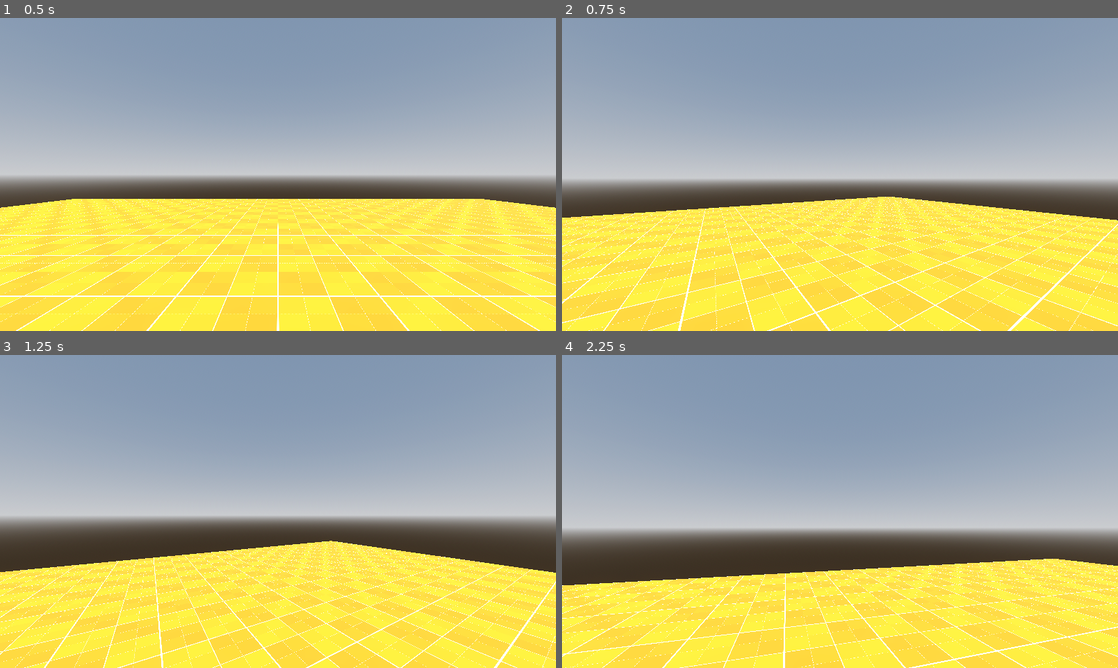
Above: before the commit, frames 1-4 (two rows, left to right).
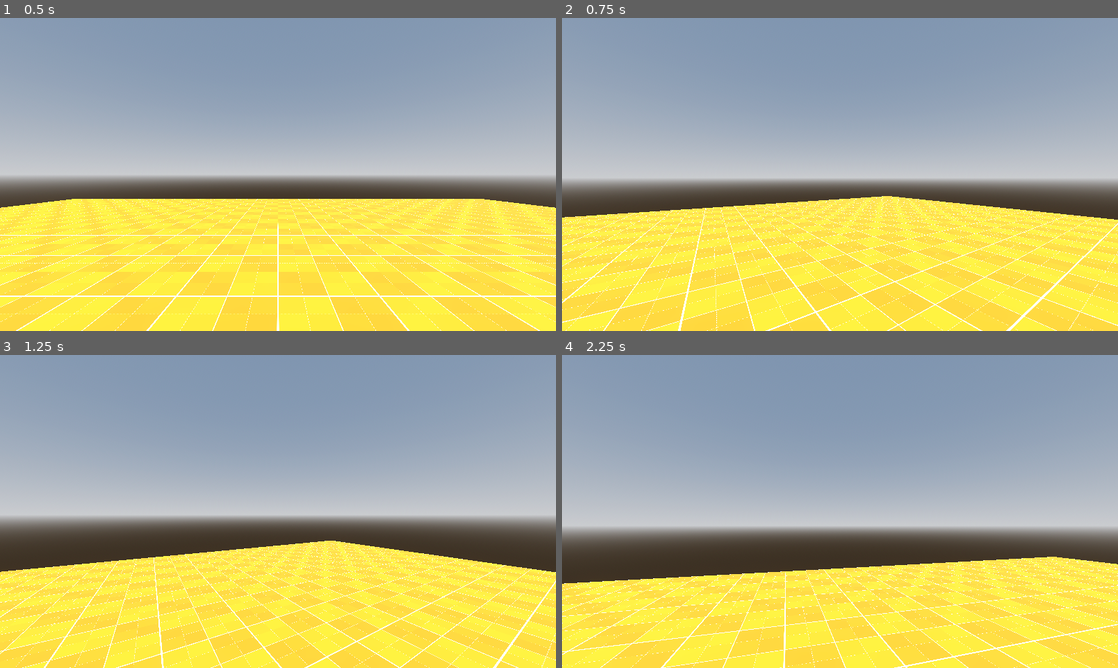
Above: after the commit, the same moments.

Repository: filipposoffiatti/basic-godot-fps-controller
Game: Godot game, scene res://Scenes/main.tscn
The game is run twice, just before and just after one commit, with the same random seed, the same clock (stepped at 60 frames per second) and the same inputs.
Inputs (mouse positions are in pixels of both pictures, inside the frame that each line leads up to):
- Up to frame 1 (0.5 s): no input
- Up to frame 2 (0.75 s): tap Enter at 0.5 s; move the mouse to (867, 174) at 0.52 s; hold W (Forward) from 0.53 s (still down); hold Shift (Shift) from 0.53 s (still down)
- Up to frame 3 (1.25 s): keep holding W (Forward); keep holding Shift (Shift); tap Space (Jump) at 0.77 s
- Up to frame 4 (2.25 s): keep holding W (Forward); move the mouse to (812, 511) at 1.27 s; release Shift (Shift) at 1.28 s; tap Ctrl (Sprint) at 1.35 s; tap Space (Jump) at 1.52 s; move the mouse to (851, 505) at 2.02 s; hold Shift (Shift) from 2.03 s (still down)

Frame 1 is identical in both runs. In frame 2, 4.3% of the frame differs, in the area x 0-100%, y 56-100%; in frame 3, 4.0%; in frame 4, 6.6%, in the area x 0-100%, y 54-100%.

Commit message:
Updating player script

Diff:
--- a/Scripts/player.gd
+++ b/Scripts/player.gd
@@ -2,8 +2,7 @@
 
 var speed = 8.0 #Player speed
 var gravity = 9.81 #Gravity
-var senstivity_x = 0.008 #Vertical mouse senstivity
-var senstivity_y = 0.006 #Horizontal mouse senstivity
+var senstivity = 0.008 #Mouse senstivity
 var is_sprinting := false #Sprinting flag
 var jump_buffer_time = 0.15  #Seconds of tollerance
 var jump_buffer_timer = 0.0  #Internal timer
@@ -13,27 +12,35 @@
 
 var player_velocity = Vector3.ZERO #Empty vector of the player velocity
 
-func _ready():
+func _ready(): #Called when the player is ready on the scene
 	Input.set_mouse_mode(Input.MOUSE_MODE_CAPTURED)
 	 #Function to block mouse movement
 
-func _unhandled_input(event): #Used for event inputs
+func _unhandled_input(event): #Used for unhandled inputs
 
 	if event is InputEventMouseMotion: #If there is mouse movement
-		head.rotate_y(-event.relative.x * senstivity_x) #Rotate head
-		camera.rotate_x(-event.relative.y * senstivity_y) #Rotate camera
+		head.rotate_y(-event.relative.x * senstivity) #Rotate head
+		camera.rotate_x(-event.relative.y * senstivity / 1.5) #Rotate camera
 		camera.rotation.x = clamp(camera.rotation.x, deg_to_rad(-80), deg_to_rad(80))
 		#Set a clamp to the max rotation upwards and downwards of the camera
 
+func _process(delta): #Process function (Relative to the current fps)
 
-func _physics_process(delta): #Phyisics function
+	if is_on_floor() and Input.is_action_pressed("Crouch"):
+		$CollisionShape3D.scale.y = lerp($CollisionShape3D.scale.y, 0.5, delta * 10.0)
+	else:
+		$CollisionShape3D.scale.y = lerp($CollisionShape3D.scale.y, 1.0, delta * 10.0)
 
+func _physics_process(delta): #Phyisics function (locked to 60fps)
+
+	#WASD
 	var player_direction = Vector3.ZERO #Empty vector of the player direction
 
 	var inputs = Input.get_vector("Left", "Right", "Forward", "Backward") #A 2d vector that contains the movement inputs
 
-	player_direction = Vector3(inputs.x, 0, inputs.y) #Assigns the inputs vector to the player_direction vector
+	player_direction = (head.transform.basis * Vector3(inputs.x, 0, inputs.y)) #Assigns the inputs vector to the player_direction vector based on the head direction
 
+	#SPRINTING
 	if Input.is_action_pressed("Sprint"): #Checking if the player is sprinting
 		is_sprinting = true
 	else:
@@ -45,23 +52,13 @@
 		else: #If not he doesn't
 			speed = lerp(speed, 8.0, 0.1)
 
+	#SHIFTING
 	if Input.is_action_pressed("Shift"): #The player goes into "shift" gradually
 			speed = lerp(speed, 4.0, 0.5)
 	if Input.is_action_just_released("Shift"): #the player exits "shift" gradually
 			speed = lerp(speed, 8.0, 0.3)
 
-	if player_direction != Vector3.ZERO: #If the player direction is not empty
-		player_direction = (head.transform.basis * player_direction)
-		#Transforms player direction based on the head
-
-	if is_on_floor(): #If the player is on the floor the player velocity is interpolated beetween the player direction times the speed and the velocity of the previous frame
-		player_velocity.x = lerp(player_velocity.x, player_direction.x * speed, 0.2)
-		player_velocity.z = lerp(player_velocity.z, player_direction.z * speed, 0.2)
-
-	else: #If the player is not on the floor the player can only change the direction a little
-		player_velocity.x = lerp(player_velocity.x, player_direction.x * speed, 0.03)
-		player_velocity.z = lerp(player_velocity.z, player_direction.z * speed, 0.03)
-
+	#JUMPING
 	if jump_buffer_timer > 0: #If the buffer_timer is greater than 0 it begins to reduce every delta frame
 		jump_buffer_timer -= delta
 
@@ -72,6 +69,7 @@
 		player_velocity.y = 6
 		jump_buffer_timer = 0.0
 
+	#GRAVITY
 	if not is_on_floor():
 
 		if player_velocity.y < 0:
@@ -81,5 +79,14 @@
 			player_velocity.y -= (gravity * delta * 2.5)
 			#When the player is falling the gravity is increased
 
+	#MOVEMENT
+	if is_on_floor(): #If the player is on the floor the player velocity is interpolated beetween the player direction times the speed and the velocity of the previous frame
+		player_velocity.x = lerp(player_velocity.x, player_direction.x * speed, 0.2)
+		player_velocity.z = lerp(player_velocity.z, player_direction.z * speed, 0.2)
+
+	else: #If the player is not on the floor the player can only change the direction a little
+		player_velocity.x = lerp(player_velocity.x, player_direction.x * speed, 0.03)
+		player_velocity.z = lerp(player_velocity.z, player_direction.z * speed, 0.03)
+
 	velocity = player_velocity #Define where the player goes based on the player velocity
 	move_and_slide() #Makes the player move
